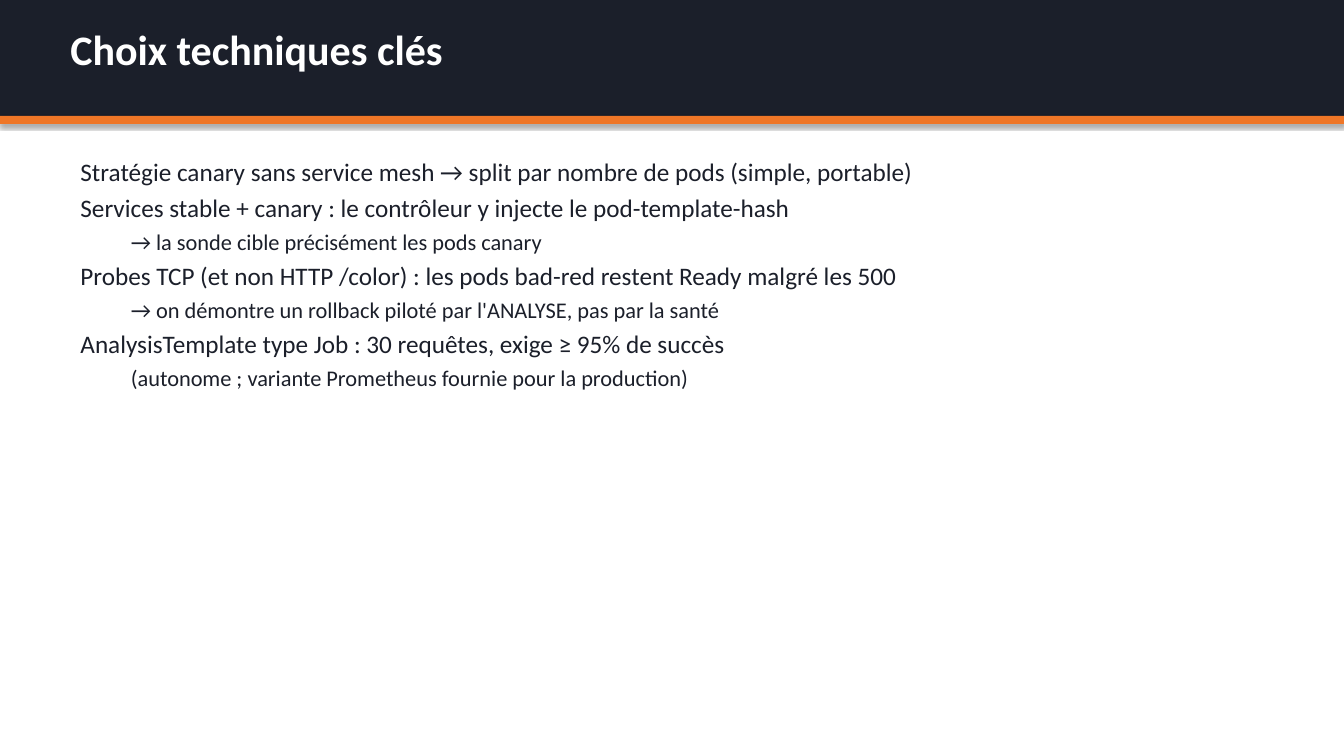
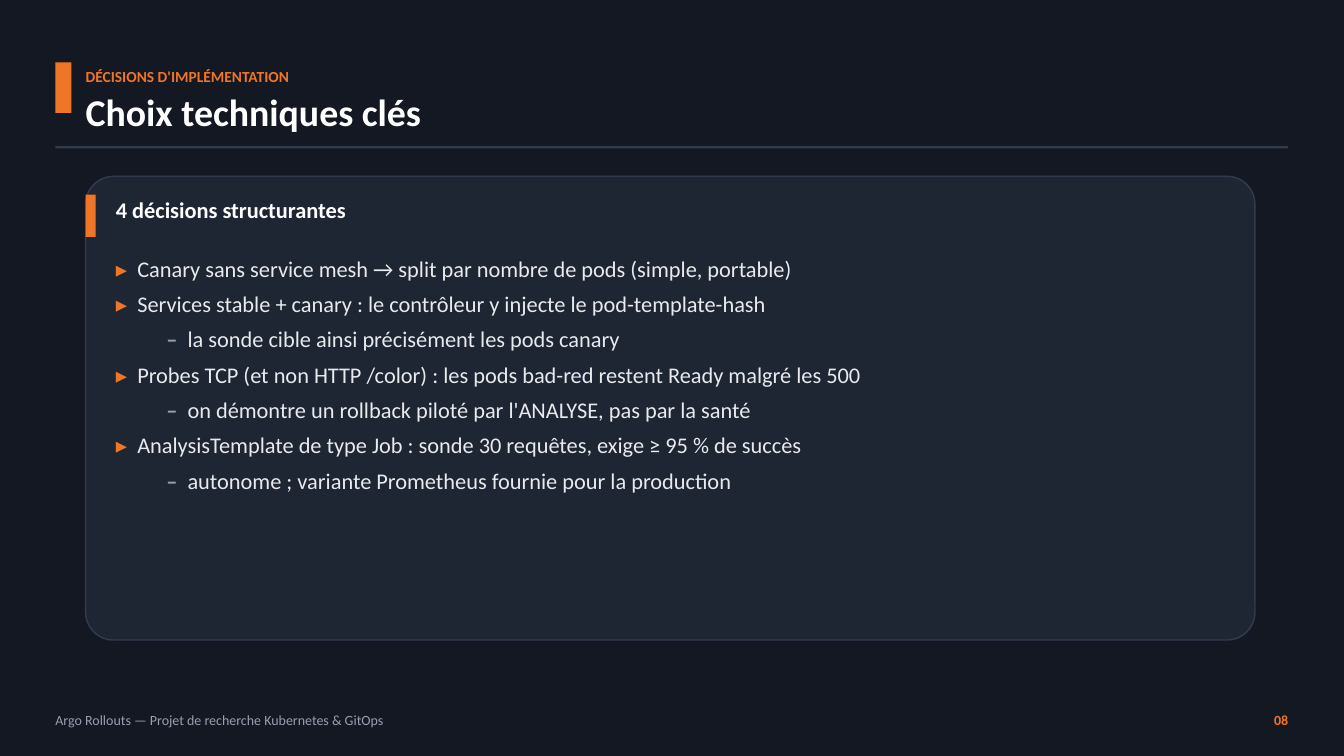
Before and after one commit to Louis-JB/argo-rollouts-demo, a slide deck: slide 9 of slides/argo-rollouts.pptx (slide 10 before the commit). Drawn at 1344x756 pixels with LibreOffice and Linux fonts; fonts in the diff are those of the drawing. Boxes give left, top, right and bottom in pixels: in the first picture for what was removed or moved away, otherwise in the second. Text is boxed around its words. In the diff, an @@ line names an element or a change of style, - is before the commit and + after.

Commit message:
Refonte du PowerPoint : thème sombre élégant + capture réelle de l'UI
- Nouveau design (cartes, colonnes, code boxes, pieds de page, page de titre)
- 13 slides conformes (10-15) couvrant les 4 parties
- Capture navigateur réelle de l'UI rollouts-demo (Chromium headless)
- Images terminal colorisées des démos canary/rollback

```diff
--- a/slides/argo-rollouts.pptx
+++ b/slides/argo-rollouts.pptx
@@ background #FFFFFF to #141823 @@
@@ rectangle removed at [0,0,1344,116] @@
@@ text "DÉCISIONS D'IMPLÉMENTATION": place and size @@
-text "DÉCISIONS D'IMPLÉMENTATION" at [70,35,443,72]
+text "DÉCISIONS D'IMPLÉMENTATION" at [86,69,421,132]
@@ text "DÉCISIONS D'IMPLÉMENTATION" at [86,69,421,132]: vertical alignment top to middle @@
@@ rectangle added at [55,63,72,113], fill #EF7627 @@
@@ text at [86,69,289,82]: paragraph added @@
+DÉCISIONS D'IMPLÉMENTATION
@@ text at [86,99,421,132]: size 30 to 27 pt in "Choix techniques clés"; more space between paragraphs @@
@@ rectangle: place and size @@
-rectangle at [0,116,1344,124]
+rectangle at [55,146,1289,148]
@@ rectangle at [55,146,1289,148]: fill #EF7627 to #323C4F; shadow off @@
@@ rounded rectangle added at [86,176,1255,640], fill #1E2533, outline #323C4F 1 pt @@
@@ rectangle added at [86,195,96,237], fill #EF7627 @@
@@ text added at [116,202,346,218], 16 pt, text #FFFFFF, bold @@
+4 décisions structurantes
@@ text at [137,261,860,493]: text changed; size 18 to 16 pt; text colour #1B1F2A to #E8EAED @@
-Stratégie canary sans service mesh → split par nombre de pods (simple, portable)
-Services stable + canary : le contrôleur y injecte le pod-template-hash
-  → la sonde cible précisément les pods canary
-Probes TCP (et non HTTP /color) : les pods bad-red restent Ready malgré les 500
-  → on démontre un rollback piloté par l'ANALYSE, pas par la santé
-AnalysisTemplate type Job : 30 requêtes, exige ≥ 95% de succès
-  (autonome ; variante Prometheus fournie pour la production)
+▸ Canary sans service mesh → split par nombre de pods (simple, portable)
+▸ Services stable + canary : le contrôleur y injecte le pod-template-hash
+  – la sonde cible ainsi précisément les pods canary
+▸ Probes TCP (et non HTTP /color) : les pods bad-red restent Ready malgré les 500
+  – on démontre un rollback piloté par l'ANALYSE, pas par la santé
+▸ AnalysisTemplate de type Job : sonde 30 requêtes, exige ≥ 95 % de succès
+  – autonome ; variante Prometheus fournie pour la production
@@ text added at [55,715,384,728], 10 pt, text #979FB0 @@
+Argo Rollouts — Projet de recherche Kubernetes & GitOps
@@ text added at [1274,715,1288,725], 10 pt, text #EF7627, bold @@
+08
```
Also in this commit, not shown: 11 other slides changed, 1 slide added, 3 slides removed, 3 other files.
